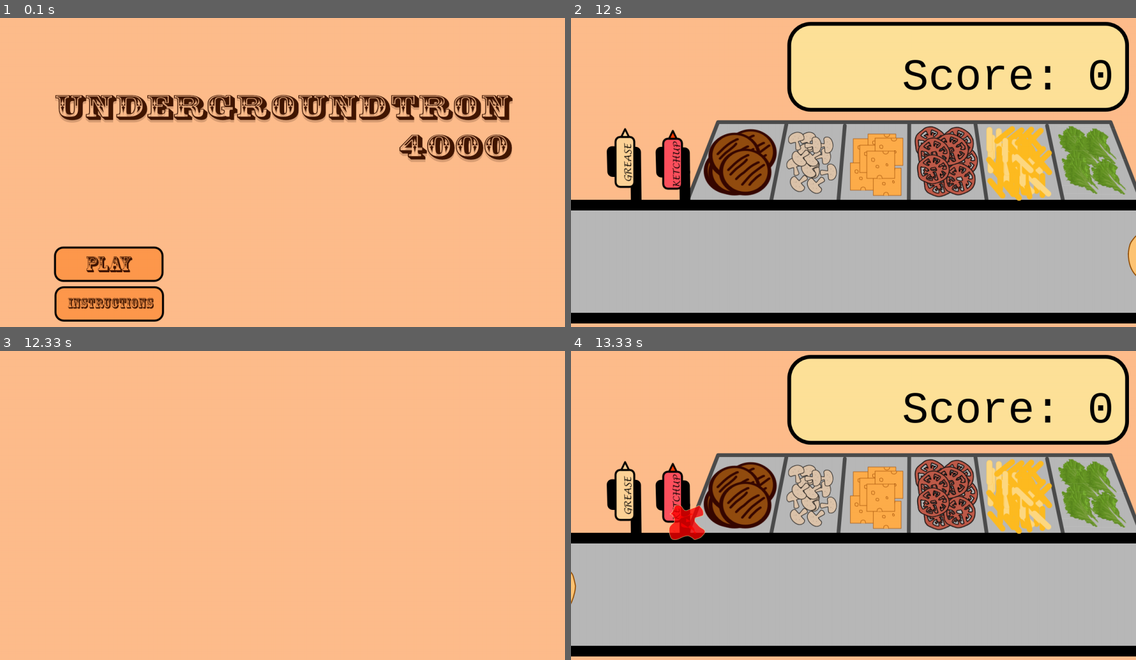
Above: before the commit, frames 1-4 (two rows, left to right).
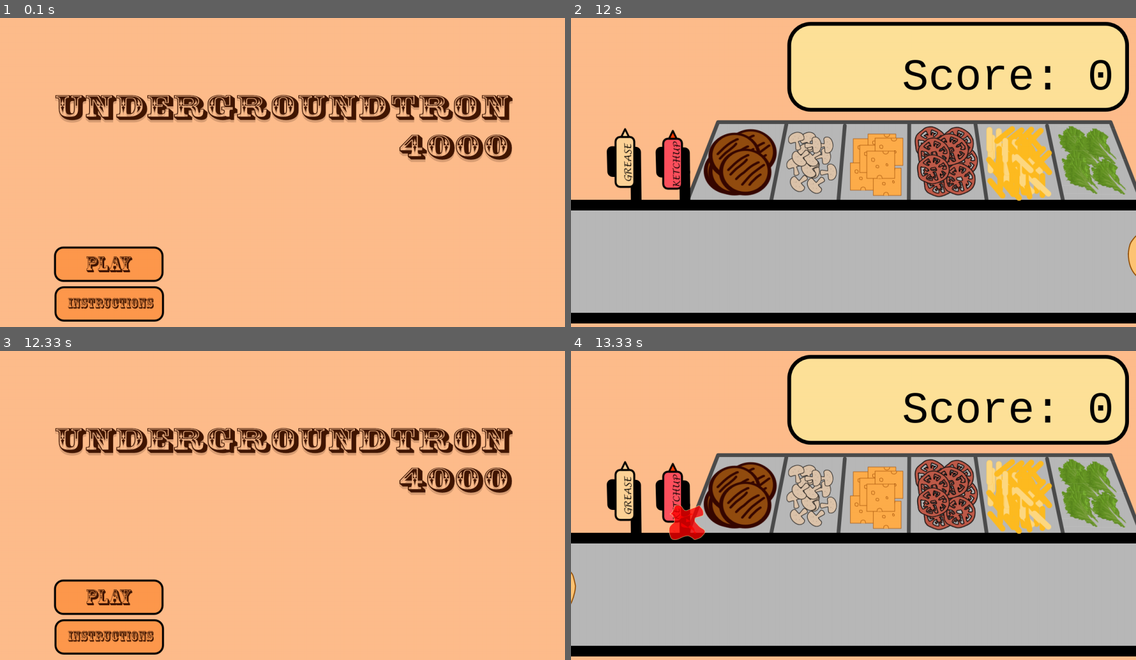
Above: after the commit, the same moments.

Repository: gorangor/fatmood
Game: pygame game, started from pygamegame.py
Same seed, same stepped clock (60 frames per second), same inputs: the game is played once before the commit and once after it.
Inputs (mouse positions are in pixels of both pictures, inside the frame that each line leads up to):
- Up to frame 1 (0.1 s): no input
- Up to frame 2 (12 s): press the mouse at (678, 262) at 0.37 s; move the mouse to (774, 277) at 0.47 s; release the mouse at (870, 293) at 0.6 s; press the mouse at (678, 262) at 0.7 s; move the mouse to (672, 163) at 0.8 s; release the mouse at (667, 64) at 0.93 s; press the mouse at (678, 262) at 6.27 s; move the mouse to (723, 178) at 6.37 s; release the mouse at (774, 92) at 6.5 s
- Up to frame 3 (12.33 s): no input
- Up to frame 4 (13.33 s): press the mouse at (678, 595) at 13.13 s; move the mouse to (678, 514) at 13.23 s

Frames 1-2 are identical in both runs. In frame 3, 11% of the frame differs, in the area x 9-91%, y 24-99%; in frame 4, nothing differs.

Commit message:
sorry I missed a comment. now it's pretty

Diff:
--- a/pygamegame.py
+++ b/pygamegame.py
@@ -66,7 +66,6 @@
     def mouseDrag(self, x, y):
         if self.ingr == None:
             self.ingr = IngredientclickedOn(None, None)
-            # getIngrClick(x, y)
             if self.ingr == None:
                 return  # no ingr clicked on
         self.toDraw[self.ingr] = (self.ingr.name, (x - 33, y - 33))
@@ -84,6 +83,7 @@
     def redrawAll(self, screen):
         if self.score < 0:
             self.init()
+            self.toDraw[bkg] = (self.bkg,(0,0))
         peachColor = (255, 189,140)
         screen.fill(peachColor)
         for item in self.toDraw:
